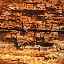
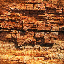
Two versions of the same layered image (64 × 64). Layer-by-layer changes:
painted on "Layer 2(pasted)" over [0, 0, 64, 64]
